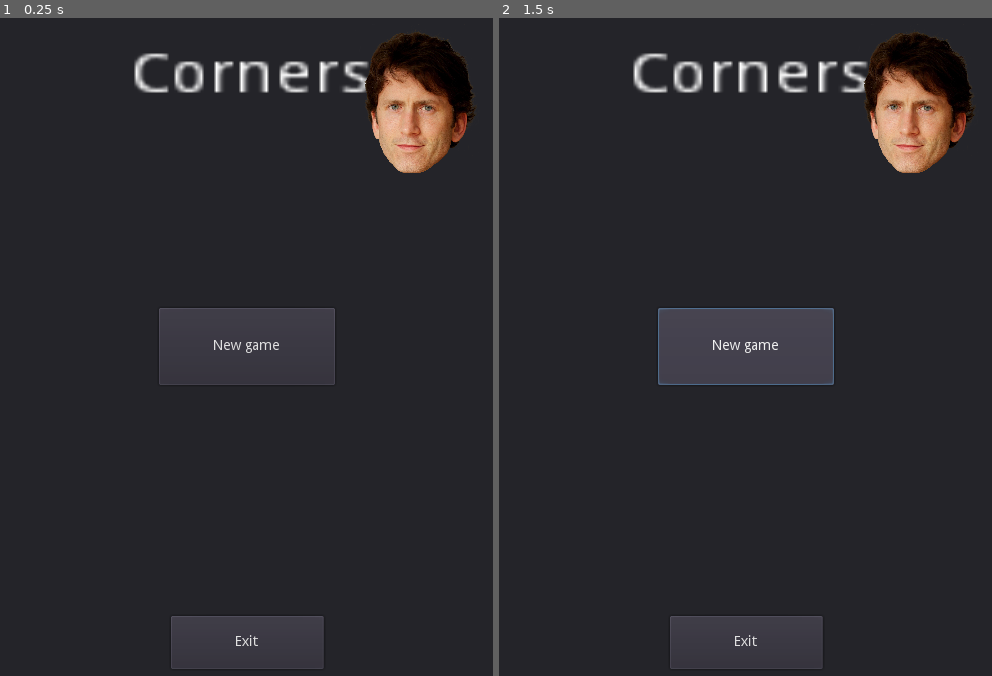
Above: before the commit, frames 1-2 (left to right).
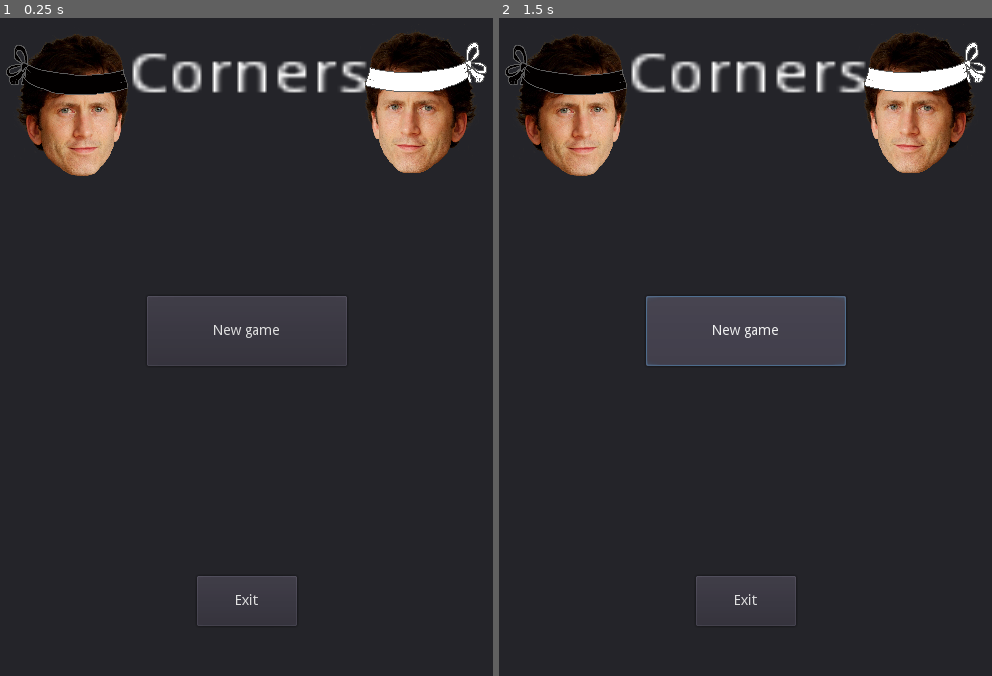
Above: after the commit, the same moments.

Repository: h1ken/corners
Game: Godot game, scene res://main.tscn
The game is run twice, just before and just after one commit, with the same random seed, the same clock (stepped at 60 frames per second) and the same inputs.
Inputs:
- Up to frame 1 (0.25 s): no input
- Up to frame 2 (1.5 s): click "New game" at 0.5 s; click "New game" at 1.25 s

The runs differ from the first frame. In frame 1, 9.1% of the frame differs, in the area x 1-99%, y 2-99%; in frame 2, 10%.

Commit message:
Finished pawn's textures and started working with grid

Diff:
--- /dev/null
+++ b/GameBoard.gd
@@ -0,0 +1,17 @@
+extends Panel
+
+# Declare member variables here. Examples:
+# var a = 2
+# var b = "text"
+var tile_size = get_node("BoardTiles").get_cell_size()
+var board_size = Vector2(8, 8)
+
+onready var Pawn = preload("res://ToddPawnBase.tscn")
+
+# Called when the node enters the scene tree for the first time.
+func _ready():
+	pass # Replace with function body.
+
+# Called every frame. 'delta' is the elapsed time since the previous frame.
+#func _process(delta):
+#	pass
--- /dev/null
+++ b/GameScreen.tscn
@@ -0,0 +1,20 @@
+[gd_scene load_steps=3 format=2]
+
+[ext_resource path="res://GameBoard.gd" type="Script" id=1]
+[ext_resource path="res://board_cells.tres" type="TileSet" id=2]
+
+[node name="GameScreen" type="Panel"]
+margin_right = 600.0
+margin_bottom = 700.0
+
+[node name="GameBoard" type="Panel" parent="."]
+margin_left = 44.0
+margin_top = 135.0
+margin_right = 556.0
+margin_bottom = 647.0
+script = ExtResource( 1 )
+
+[node name="BoardTiles" type="TileMap" parent="GameBoard"]
+tile_set = ExtResource( 2 )
+format = 1
+tile_data = PoolIntArray( 0, 1, 0, 1, 0, 0, 2, 1, 0, 3, 0, 0, 4, 1, 0, 5, 0, 0, 6, 1, 0, 7, 0, 0, 65536, 0, 0, 65537, 1, 0, 65538, 0, 0, 65539, 1, 0, 65540, 0, 0, 65541, 1, 0, 65542, 0, 0, 65543, 1, 0, 131072, 1, 0, 131073, 0, 0, 131074, 1, 0, 131075, 0, 0, 131076, 1, 0, 131077, 0, 0, 131078, 1, 0, 131079, 0, 0, 196608, 0, 0, 196609, 1, 0, 196610, 0, 0, 196611, 1, 0, 196612, 0, 0, 196613, 1, 0, 196614, 0, 0, 196615, 1, 0, 262144, 1, 0, 262145, 0, 0, 262146, 1, 0, 262147, 0, 0, 262148, 1, 0, 262149, 0, 0, 262150, 1, 0, 262151, 0, 0, 327680, 0, 0, 327681, 1, 0, 327682, 0, 0, 327683, 1, 0, 327684, 0, 0, 327685, 1, 0, 327686, 0, 0, 327687, 1, 0, 393216, 1, 0, 393217, 0, 0, 393218, 1, 0, 393219, 0, 0, 393220, 1, 0, 393221, 0, 0, 393222, 1, 0, 393223, 0, 0, 458752, 0, 0, 458753, 1, 0, 458754, 0, 0, 458755, 1, 0, 458756, 0, 0, 458757, 1, 0, 458758, 0, 0, 458759, 1, 0 )
--- a/ToddPawnBase.gd
+++ b/ToddPawnBase.gd
@@ -6,18 +6,18 @@
 var black_band = preload("art/black_band.png")
 var white_band = preload("art/white_band.png")
 
+enum BAND_COLOR { NONE, WHITE_BAND, BLACK_BAND }
+export (BAND_COLOR) var wearing = BAND_COLOR.NONE
+
 # Called when the node enters the scene tree for the first time.
 func _ready():
-	pass
+	if wearing == BAND_COLOR.WHITE_BAND:
+		$Band.texture = white_band
+	elif wearing == BAND_COLOR.BLACK_BAND:
+		$Band.texture = black_band
+		$Band.flip_h = true
+		flip_h = true
 
 # Called every frame. 'delta' is the elapsed time since the previous frame.
 #func _process(delta):
 #	pass
-
-# My try to learn init
-func _init(color):
-	var band = get_node("Band")
-	if color == "W":
-		band.texture(white_band)
-	elif color == "B":
-		band.texture(black_band)
--- a/ToddPawnBase.tscn
+++ b/ToddPawnBase.tscn
@@ -4,8 +4,11 @@
 [ext_resource path="res://ToddPawnBase.gd" type="Script" id=2]
 
 [node name="ToddPawnBase" type="Sprite"]
-scale = Vector2( 0.1, 0.1 )
+scale = Vector2( 0.04, 0.04 )
 texture = ExtResource( 1 )
 script = ExtResource( 2 )
+__meta__ = {
+"_edit_group_": true
+}
 
 [node name="Band" type="Sprite" parent="."]
--- /dev/null
+++ b/board_cells.tres
@@ -0,0 +1,25 @@
+[gd_resource type="TileSet" load_steps=2 format=2]
+
+[ext_resource path="res://art/cells.png" type="Texture" id=1]
+
+[resource]
+0/name = "BlackCell"
+0/texture = ExtResource( 1 )
+0/tex_offset = Vector2( 0, 0 )
+0/modulate = Color( 1, 1, 1, 1 )
+0/region = Rect2( 0, 0, 64, 64 )
+0/tile_mode = 0
+0/occluder_offset = Vector2( 0, 0 )
+0/navigation_offset = Vector2( 0, 0 )
+0/shapes = [  ]
+0/z_index = 0
+1/name = "WhiteCell"
+1/texture = ExtResource( 1 )
+1/tex_offset = Vector2( 0, 0 )
+1/modulate = Color( 1, 1, 1, 1 )
+1/region = Rect2( 64, 0, 64, 64 )
+1/tile_mode = 0
+1/occluder_offset = Vector2( 0, 0 )
+1/navigation_offset = Vector2( 0, 0 )
+1/shapes = [  ]
+1/z_index = 0
--- a/main.tscn
+++ b/main.tscn
@@ -6,14 +6,15 @@
 [node name="MainMenu" type="Panel"]
 margin_right = 600.0
 margin_bottom = 700.0
+rect_pivot_offset = Vector2( 230, 600 )
 script = ExtResource( 1 )
 
 [node name="GameName" type="Label" parent="."]
 anchor_left = 0.5
 anchor_right = 0.5
-margin_left = -118.426
+margin_left = -120.0
 margin_top = 16.7473
-margin_right = -69.4263
+margin_right = -71.0
 margin_bottom = 48.7473
 rect_scale = Vector2( 5, 4 )
 text = "Corners"
@@ -25,10 +26,10 @@
 anchor_top = 0.5
 anchor_right = 0.5
 anchor_bottom = 0.5
-margin_left = -88.0
-margin_top = -38.5
-margin_right = 88.0
-margin_bottom = 38.5
+margin_left = -100.0
+margin_top = -50.0
+margin_right = 100.0
+margin_bottom = 20.0
 text = "New game"
 
 [node name="ButtonExit" type="Button" parent="."]
@@ -36,11 +37,18 @@
 anchor_top = 1.0
 anchor_right = 0.5
 anchor_bottom = 1.0
-margin_left = -76.4
-margin_top = -79.64
-margin_right = 76.4
-margin_bottom = -26.64
+margin_left = -50.0
+margin_top = -120.0
+margin_right = 50.0
+margin_bottom = -70.0
 text = "Exit"
 
-[node name="Todd" parent="." instance=ExtResource( 2 )]
+[node name="ToddWhite" parent="." instance=ExtResource( 2 )]
 position = Vector2( 469.329, 107.47 )
+scale = Vector2( 0.1, 0.1 )
+wearing = 1
+
+[node name="ToddBlack" parent="." instance=ExtResource( 2 )]
+position = Vector2( 130, 110 )
+scale = Vector2( 0.1, 0.1 )
+wearing = 2
--- a/project.godot
+++ b/project.godot
@@ -15,7 +15,7 @@
 
 [application]
 
-config/name="corners_till_the_end"
+config/name="Corners"
 run/main_scene="res://main.tscn"
 config/icon="res://icon.png"
 
Not shown, added: art/black_band.png.import
Binary file added: art/cells.png
Not shown, added: art/cells.png.import
Not shown, added: art/todd.png.import
Not shown, added: art/white_band.png.import
Not shown, added: icon.png.import
